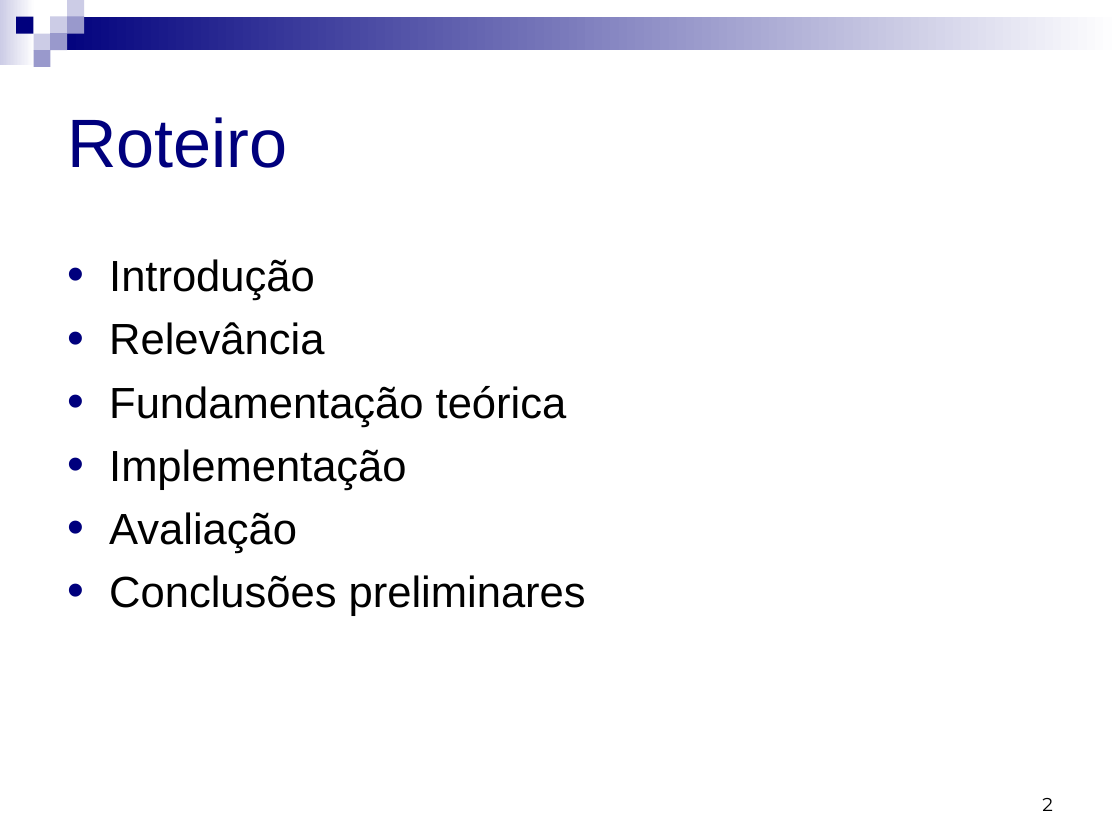
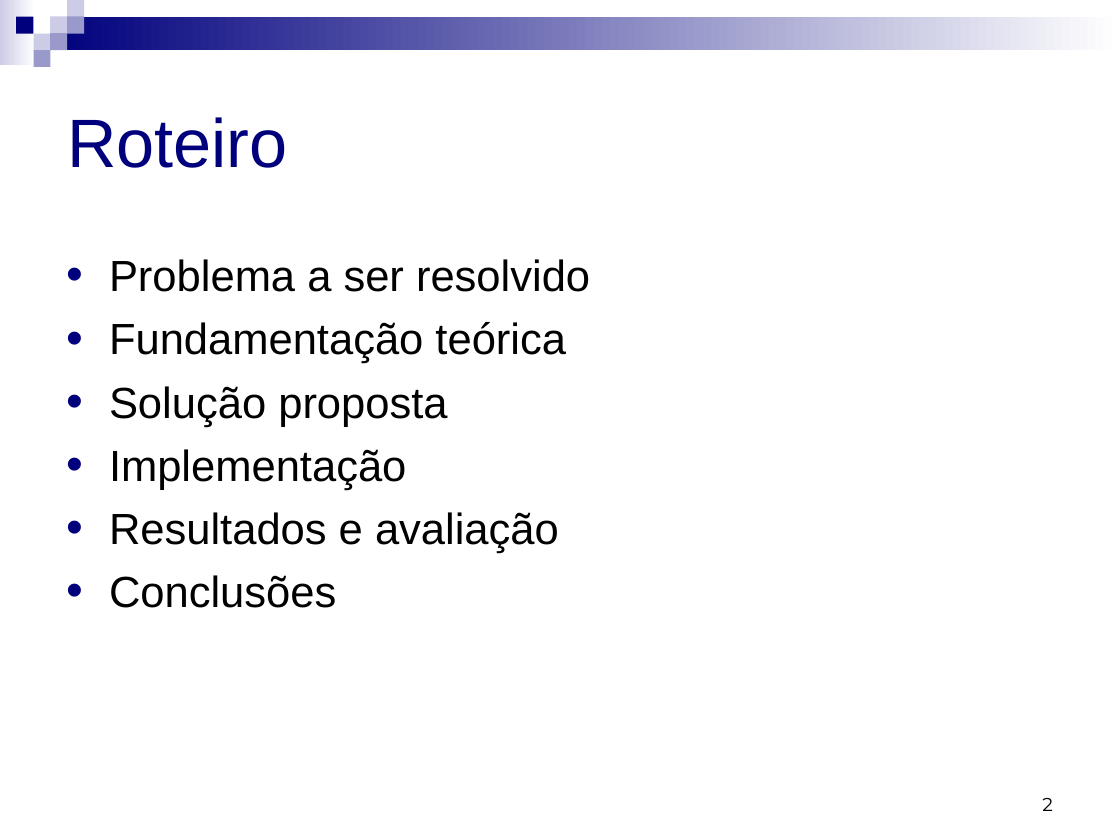
Before and after one commit to micheldavid/tcc-michel, a slide deck: slide 2 of Defesa/Michel David da Costa - Defesa - Apresentação.ppt. Drawn at 1120x840 pixels with LibreOffice and Linux fonts; fonts in the diff are those of the drawing. Boxes give left, top, right and bottom in pixels: in the first picture for what was removed or moved away, otherwise in the second. Text is boxed around its words. In the diff, an @@ line names an element or a change of style, - is before the commit and + after.

```diff
--- a/Defesa/Michel David da Costa - Defesa - Apresentação.ppt
+++ b/Defesa/Michel David da Costa - Defesa - Apresentação.ppt
@@ text at (109,259,590,292): text changed @@
-• Introdução
-• Relevância
+• Problema a ser resolvido
@@ text at (109,386,447,427): paragraph added @@
+• Solução proposta
@@ text at (109,512,559,608): text changed @@
-• Avaliação
-• Conclusões preliminares
+• Resultados e avaliação
+• Conclusões
```
Also in this commit, not shown: 3 other slides changed, 17 slides added, 7 slides removed, 1 other file.
